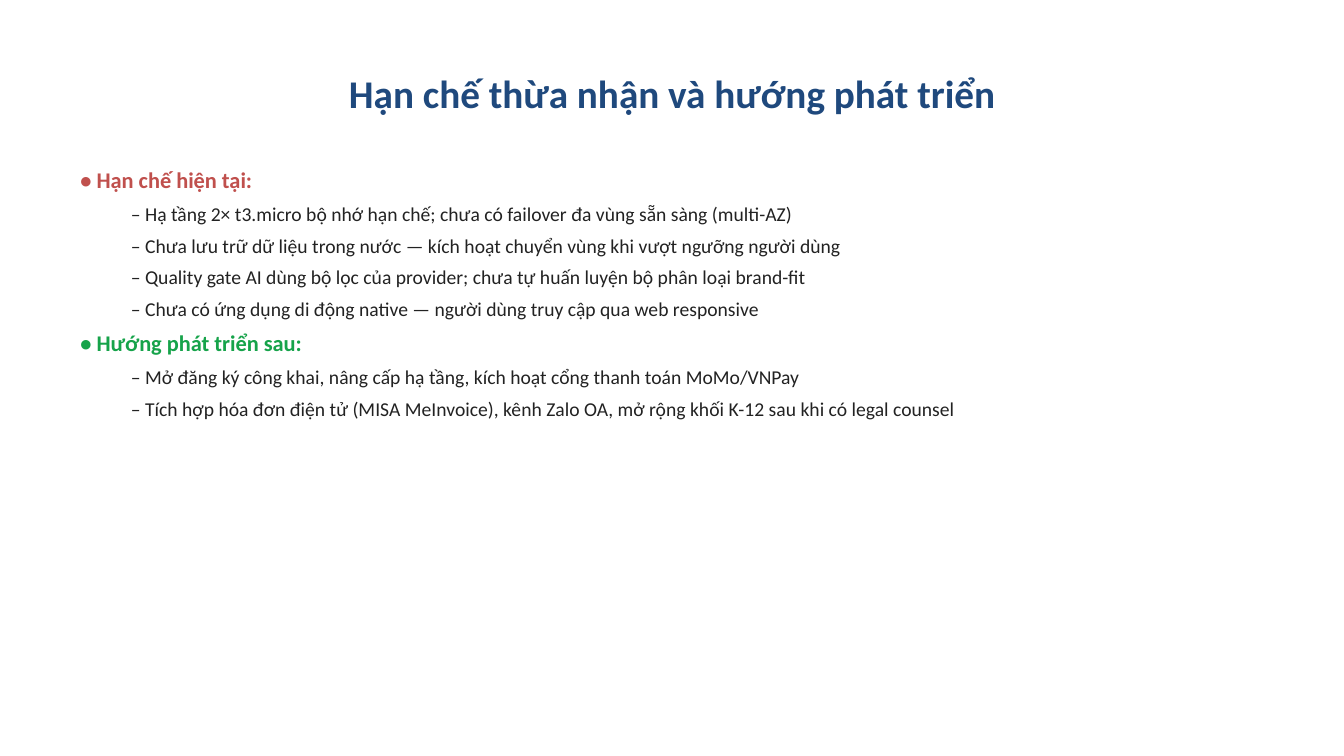
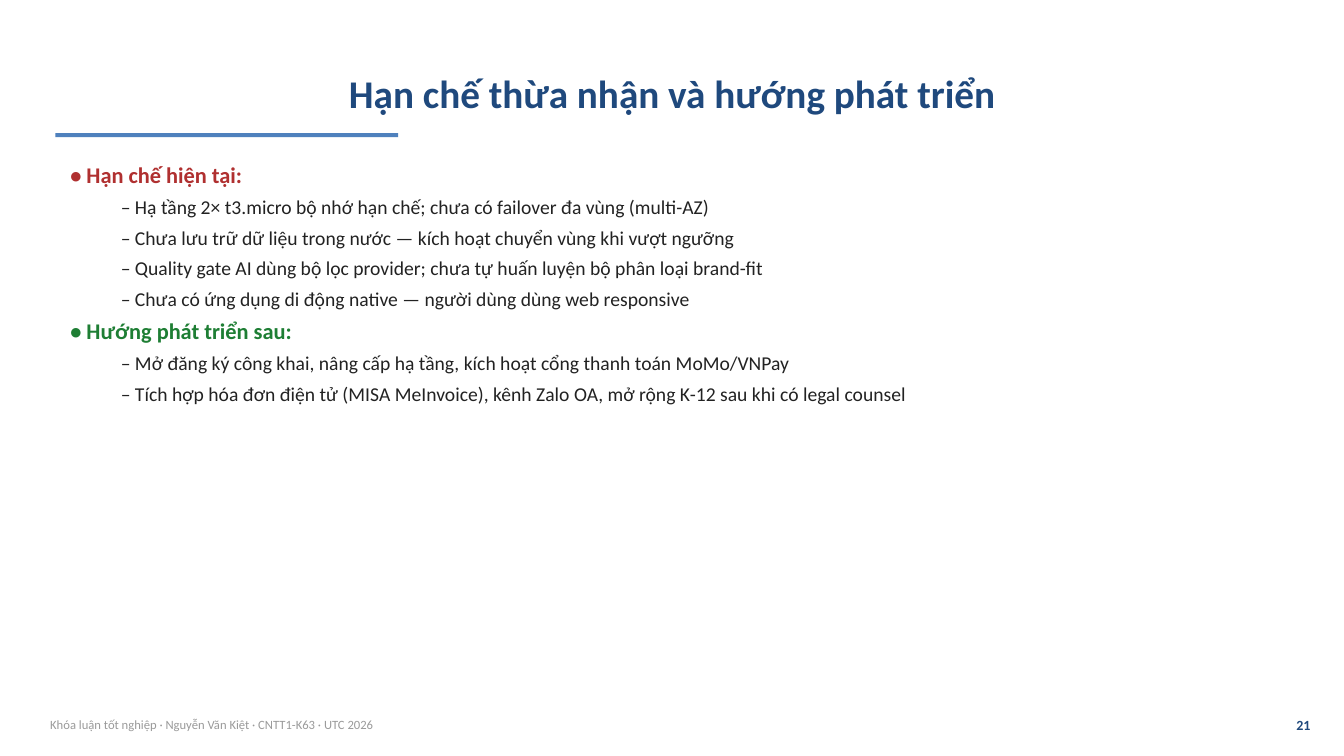
Before and after one commit to VictorAurelius/2026-Kite-Class-Platform, a slide deck: slide 21 of documents/08-thesis/defense/KiteHub-baove-khoaluan-20slide.pptx (slide 19 before the commit). Drawn at 1344x756 pixels with LibreOffice and Linux fonts; fonts in the diff are those of the drawing. Boxes give left, top, right and bottom in pixels: in the first picture for what was removed or moved away, otherwise in the second. Text is boxed around its words. In the diff, an @@ line names an element or a change of style, - is before the commit and + after.

```diff
--- a/documents/08-thesis/defense/KiteHub-baove-khoaluan-20slide.pptx
+++ b/documents/08-thesis/defense/KiteHub-baove-khoaluan-20slide.pptx
@@ rectangle added at [55, 133, 398, 137], fill #4F81BD @@
@@ text "• Hạn chế hiện tại:": place and size @@
-text "• Hạn chế hiện tại:" at [97, 171, 954, 420]
+text "• Hạn chế hiện tại:" at [86, 166, 906, 405]
@@ text at [86, 166, 789, 374]: text colour #C0504D to #B03030 in "• Hạn chế hiện tại:"; text colour #16A34A to #1E7E34 in "• Hướng phát triển sau:"; less space between paragraphs @@
@@ text at [135, 199, 763, 310]: text changed @@
-  – Hạ tầng 2× t3.micro bộ nhớ hạn chế; chưa có failover đa vùng sẵn sàng (multi-AZ)
-  – Chưa lưu trữ dữ liệu trong nước — kích hoạt chuyển vùng khi vượt ngưỡng người dùng
-  – Quality gate AI dùng bộ lọc của provider; chưa tự huấn luyện bộ phân loại brand-fit
-  – Chưa có ứng dụng di động native — người dùng truy cập qua web responsive
+  – Hạ tầng 2× t3.micro bộ nhớ hạn chế; chưa có failover đa vùng (multi-AZ)
+  – Chưa lưu trữ dữ liệu trong nước — kích hoạt chuyển vùng khi vượt ngưỡng
+  – Quality gate AI dùng bộ lọc provider; chưa tự huấn luyện bộ phân loại brand-fit
+  – Chưa có ứng dụng di động native — người dùng dùng web responsive
@@ text at [135, 387, 906, 405]: text changed @@
-  – Tích hợp hóa đơn điện tử (MISA MeInvoice), kênh Zalo OA, mở rộng khối K-12 sau khi có legal counsel
+  – Tích hợp hóa đơn điện tử (MISA MeInvoice), kênh Zalo OA, mở rộng K-12 sau khi có legal counsel
@@ text added at [50, 719, 374, 731], 9 pt, text #9A9A9A @@
+Khóa luận tốt nghiệp · Nguyễn Văn Kiệt · CNTT1-K63 · UTC 2026
@@ text added at [1296, 721, 1310, 730], 10 pt, text #1F497D, bold @@
+21
```
Also in this commit, not shown: 13 other slides changed, 12 slides added, 12 slides removed, 22 other files.
